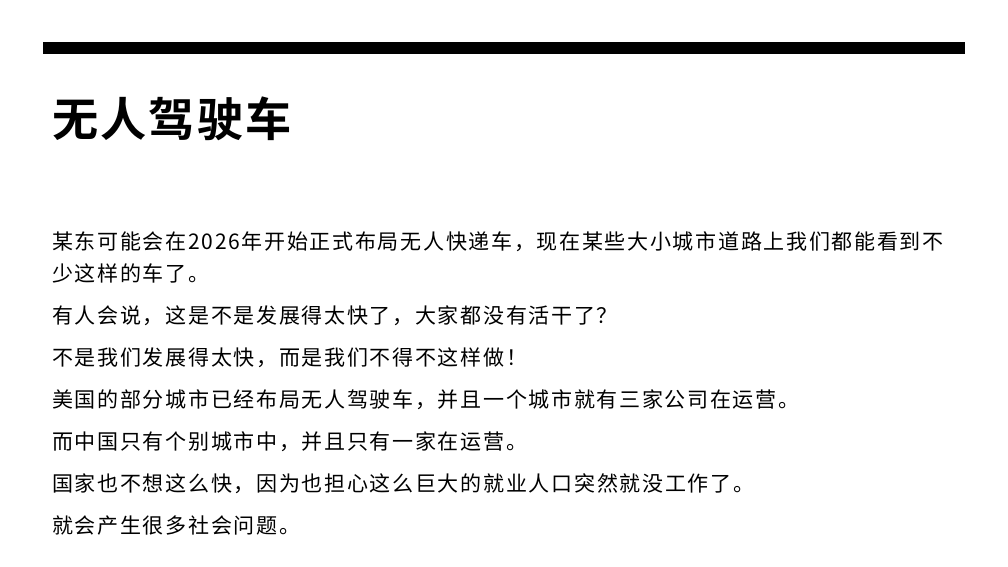
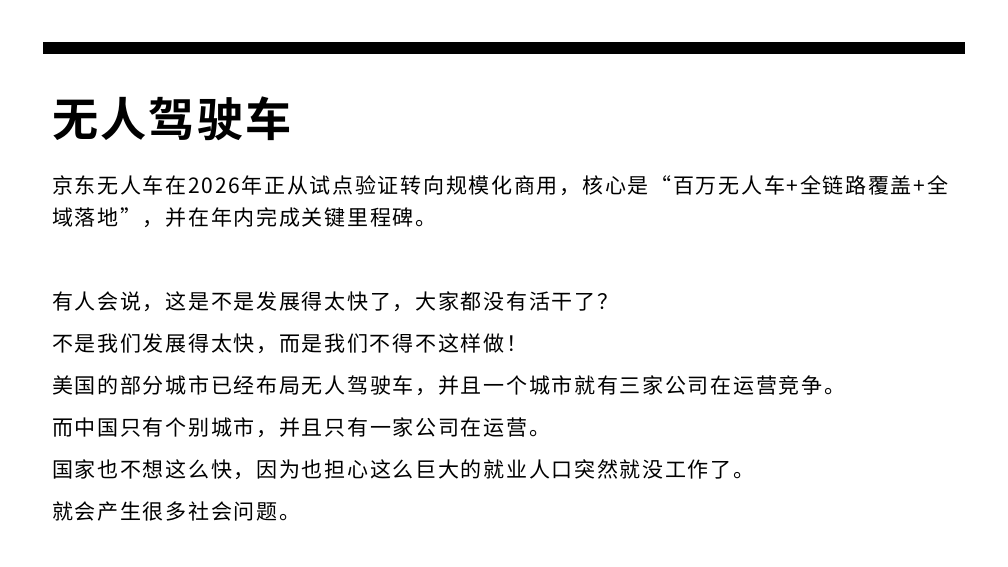
Before and after one commit to panxibei/writing, a slide deck: slide 8 of 44_心理学/24_浥尘伙伴社团原创：浥尘智慧家长课堂/AI时代高智慧家长私教课（第一季）/AI时代高智慧家长私教课（第一季）.pptx. Drawn at 1008x567 pixels with LibreOffice and Linux fonts; fonts in the diff are those of the drawing. Boxes give left, top, right and bottom in pixels: in the first picture for what was removed or moved away, otherwise in the second. Text is boxed around its words. In the diff, an @@ line names an element or a change of style, - is before the commit and + after.

```diff
--- a/44_心理学/24_浥尘伙伴社团原创：浥尘智慧家长课堂/AI时代高智慧家长私教课（第一季）/AI时代高智慧家长私教课（第一季）.pptx
+++ b/44_心理学/24_浥尘伙伴社团原创：浥尘智慧家长课堂/AI时代高智慧家长私教课（第一季）/AI时代高智慧家长私教课（第一季）.pptx
@@ text "京东无人车在2026年正从试点验证转向规模化商用，核心是“百万无人车+全链路覆盖+全域落地”，并在年内完成关键里程碑。": place and size @@
-text "京东无人车在2026年正从试点验证转向规模化商用，核心是“百万无人车+全链路覆盖+全域落地”，并在年内完成关键里程碑。" at [52, 231, 943, 535]
+text "京东无人车在2026年正从试点验证转向规模化商用，核心是“百万无人车+全链路覆盖+全域落地”，并在年内完成关键里程碑。" at [52, 175, 948, 521]
@@ text at [52, 175, 948, 227]: text changed @@
-某东可能会在2026年开始正式布局无人快递车，现在某些大小城市道路上我们都能看到不少这样的车了。
+京东无人车在2026年正从试点验证转向规模化商用，核心是“百万无人车+全链路覆盖+全域落地”，并在年内完成关键里程碑。
@@ text at [52, 375, 845, 437]: text changed @@
-美国的部分城市已经布局无人驾驶车，并且一个城市就有三家公司在运营。
-而中国只有个别城市中，并且只有一家在运营。
+美国的部分城市已经布局无人驾驶车，并且一个城市就有三家公司在运营竞争。
+而中国只有个别城市，并且只有一家公司在运营。
```
Also in this commit, not shown: 29 other slides changed.
